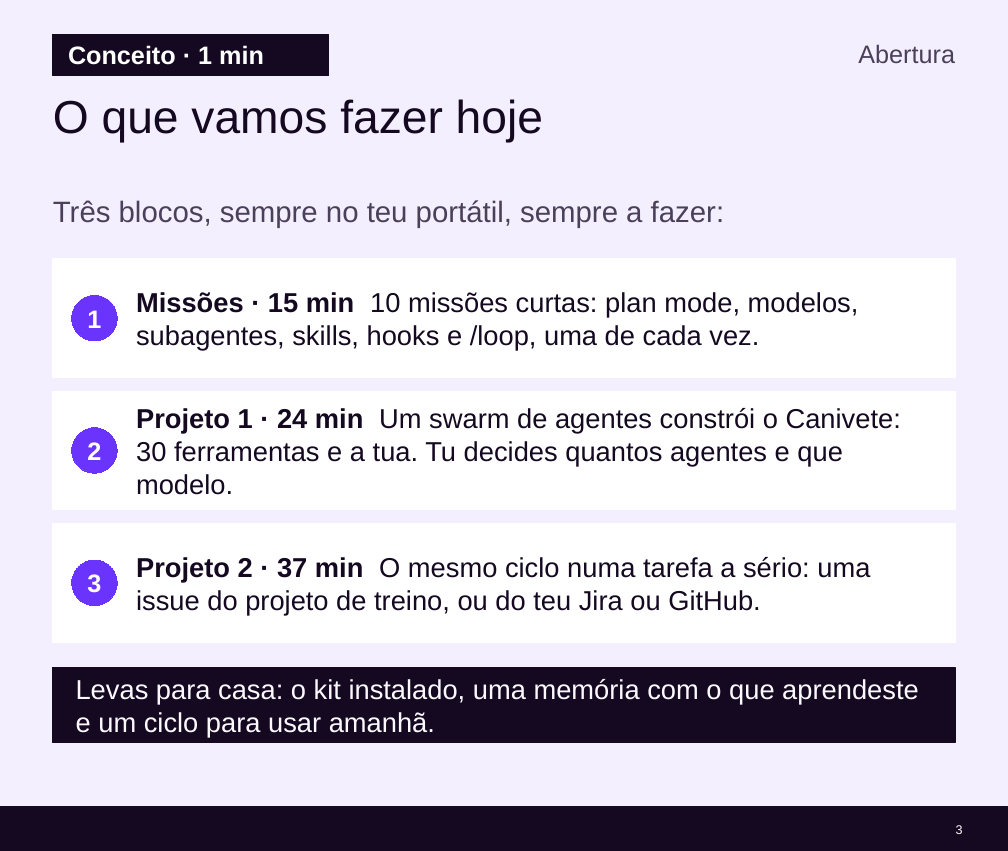
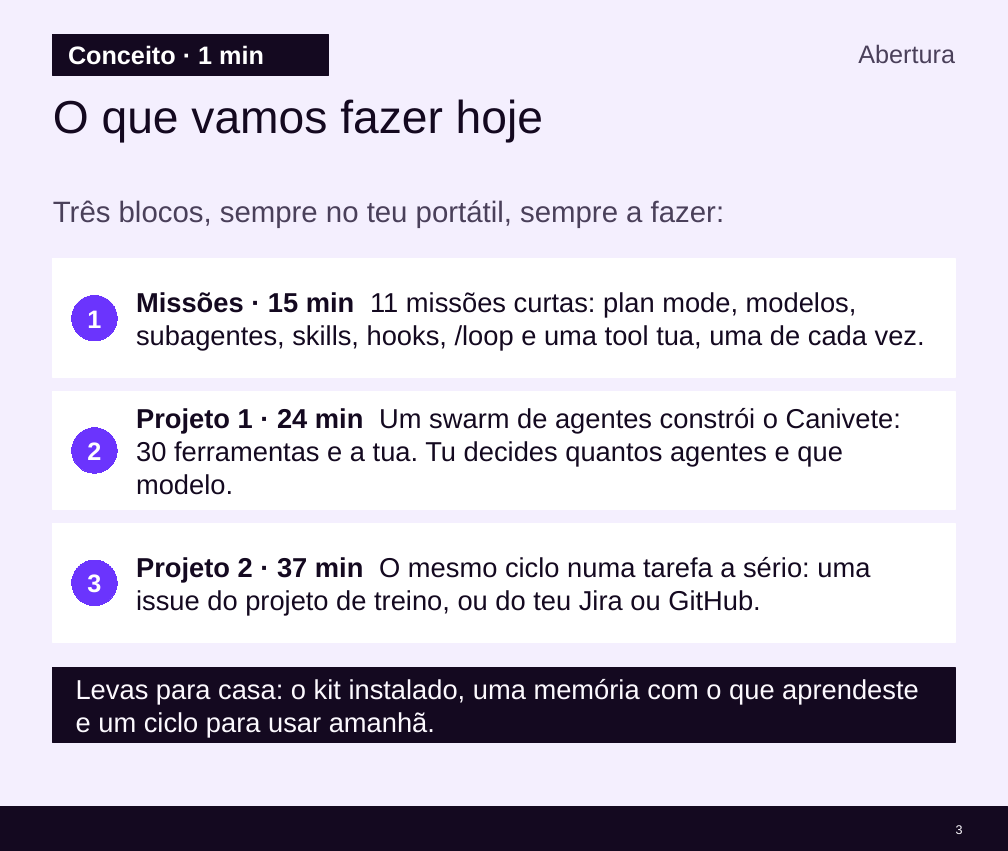
Before and after one commit to cx-guilherme-pinto/workshop-claude, a slide deck: slide 3 of slides/workshop-v2.pptx. Drawn at 1008x851 pixels with LibreOffice and Linux fonts; fonts in the diff are those of the drawing; background and template pictures are left out. Boxes give left, top, right and bottom in pixels: in the first picture for what was removed or moved away, otherwise in the second. Text is boxed around its words. In the diff, an @@ line names an element or a change of style, - is before the commit and + after.

```diff
--- a/slides/workshop-v2.pptx
+++ b/slides/workshop-v2.pptx
@@ text at <box>136,292,925,350</box>: text changed @@
-Missões · 15 min 10 missões curtas: plan mode, modelos, subagentes, skills, hooks e /loop, uma de cada vez.
+Missões · 15 min 11 missões curtas: plan mode, modelos, subagentes, skills, hooks, /loop e uma tool tua, uma de cada vez.
```
Also in this commit, not shown: 3 other slides changed, 2 slides added, 1 slide removed, 57 other files.
